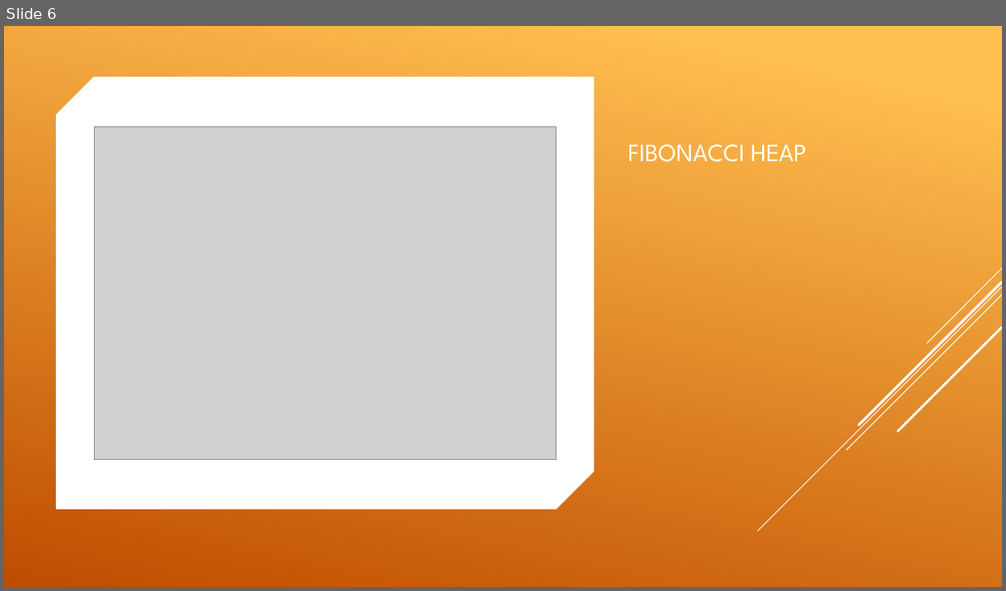
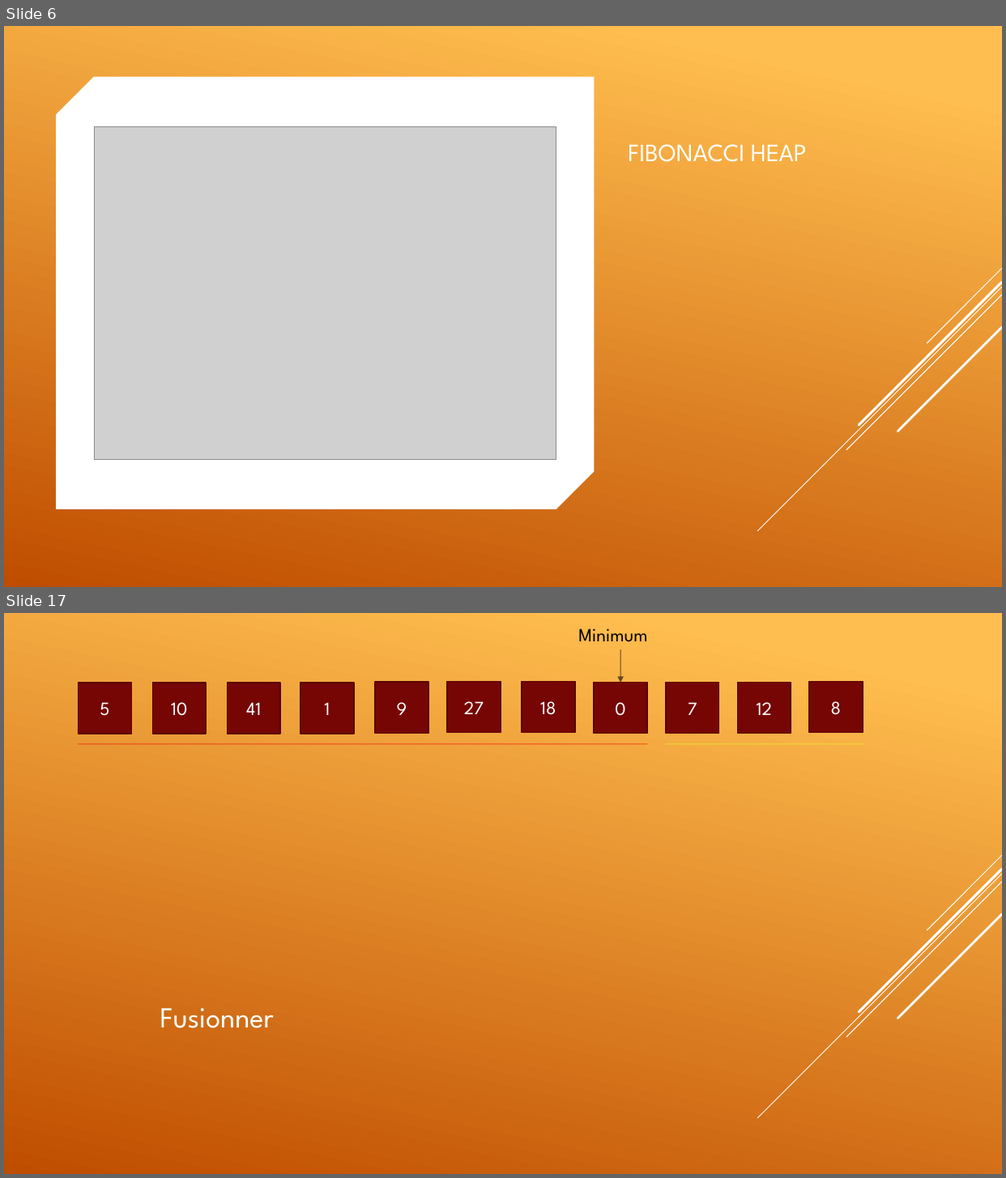
Before and after one commit to TiphaineLAURENT/algorithm_092020_nom1_nom2, a slide deck: FibonnaciHeap.pptx. Shown one above the other, each under a label of ours: slide 6 before the commit, slides 6 and 17 after it; the slides between them are not shown. The pictures are 1006x591 and 1006x1178 pixels, drawn with LibreOffice and Linux fonts; fonts in the diff are those of the drawing; grey boxes stand for pictures. Boxes give left, top, right and bottom in pixels: in the first picture for what was removed or moved away, otherwise in the second. Text is boxed around its words. In the diff, an @@ line names an element or a change of style, - is before the commit and + after.

```diff
--- a/FibonnaciHeap.pptx
+++ b/FibonnaciHeap.pptx
@@ slide 17 added at bbox=[4, 613, 1002, 1174], background gradient #FFBF50 to #C04D00 @@
@@ text added at bbox=[578, 628, 647, 642], 18 pt, text #000000 @@
+Minimum
@@ arrow added from (621, 649) to (621, 683), #000000 0.75 pt @@
@@ rectangle added at bbox=[78, 683, 131, 734], fill #760603, outline #570402 1.25 pt, 18 pt, text #FFFFFF @@
+5
@@ rectangle added at bbox=[153, 683, 206, 734], fill #760603, outline #570402 1.25 pt, 18 pt, text #FFFFFF @@
+10
@@ rectangle added at bbox=[227, 683, 280, 734], fill #760603, outline #570402 1.25 pt, 18 pt, text #FFFFFF @@
+41
@@ rectangle added at bbox=[300, 683, 354, 734], fill #760603, outline #570402 1.25 pt, 18 pt, text #FFFFFF @@
+1
@@ rectangle added at bbox=[375, 682, 428, 733], fill #760603, outline #570402 1.25 pt, 18 pt, text #FFFFFF @@
+9
@@ rectangle added at bbox=[447, 682, 501, 733], fill #760603, outline #570402 1.25 pt, 18 pt, text #FFFFFF @@
+27
@@ rectangle added at bbox=[522, 682, 575, 733], fill #760603, outline #570402 1.25 pt, 18 pt, text #FFFFFF @@
+18
@@ rectangle added at bbox=[594, 682, 647, 733], fill #760603, outline #570402 1.25 pt, 18 pt, text #FFFFFF @@
+0
@@ rectangle added at bbox=[666, 682, 719, 733], fill #760603, outline #570402 1.25 pt, 18 pt, text #FFFFFF @@
+7
@@ rectangle added at bbox=[738, 682, 791, 733], fill #760603, outline #570402 1.25 pt, 18 pt, text #FFFFFF @@
+12
@@ rectangle added at bbox=[809, 682, 863, 733], fill #760603, outline #570402 1.25 pt, 18 pt, text #FFFFFF @@
+8
@@ line added from (78, 744) to (647, 744), #FF0000 0.75 pt @@
@@ line added from (666, 744) to (863, 744), #EAFF2E 0.75 pt @@
@@ group added at bbox=[758, 855, 1002, 1118]: 5 lines @@
@@ text added at bbox=[160, 1008, 274, 1029], 28 pt, text #FFFFFF @@
+Fusionner
```
Also in this commit, not shown: 10 other slides added.
